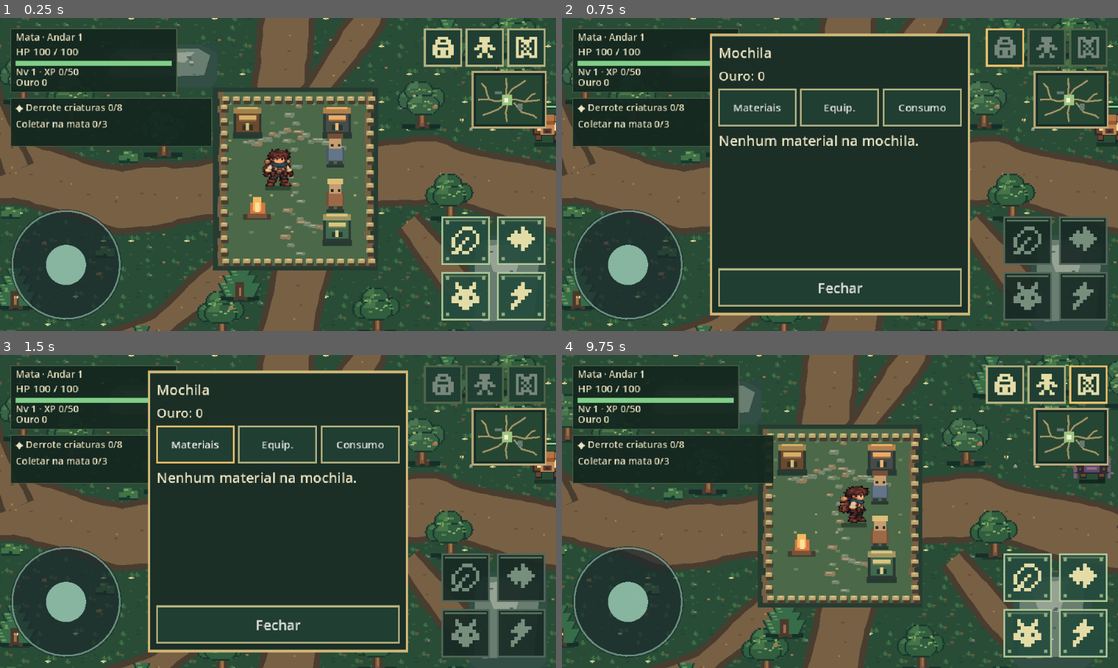
Above: before the commit, frames 1-4 (two rows, left to right).
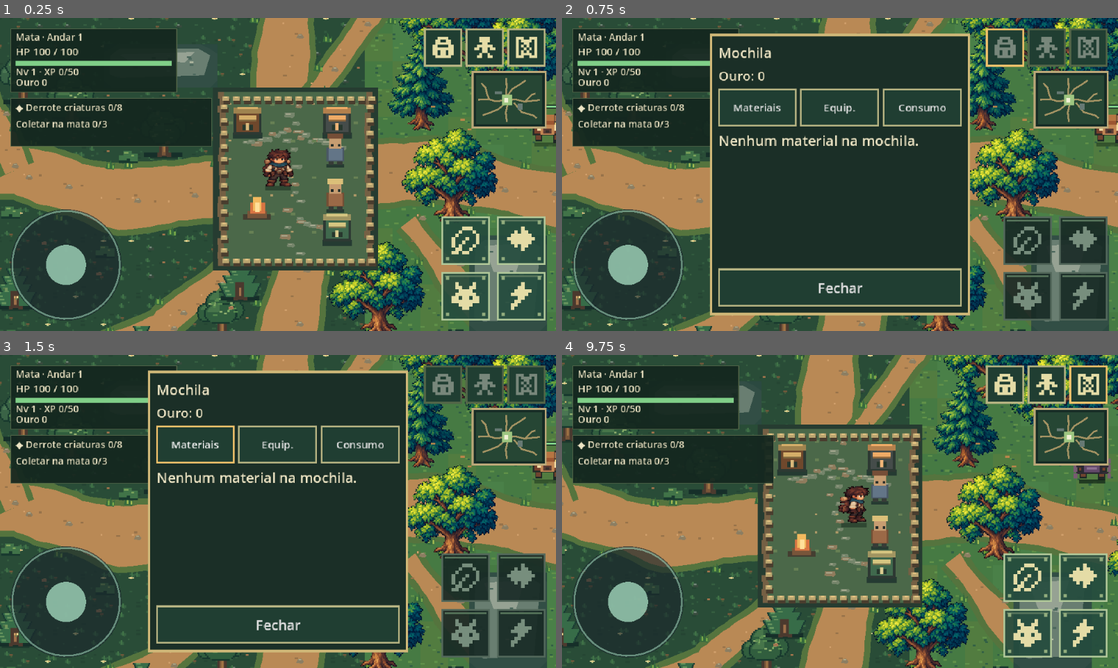
Above: after the commit, the same moments.

Repository: thiagohugo12-dotcom/arveon
Game: Godot game, scene res://scenes/main.tscn
Two runs of this game, one before a commit and one after it. Both use one fixed random seed, a clock stepped at 60 frames per second and the inputs below.
Inputs (mouse positions are in pixels of both pictures, inside the frame that each line leads up to):
- Up to frame 1 (0.25 s): no input
- Up to frame 2 (0.75 s): click (1006, 46) at 0.52 s
- Up to frame 3 (1.5 s): click "Materiais" at 1.25 s
- Up to frame 4 (9.75 s): click "Equip." at 2 s; click "Consumo" at 2.75 s; click "Fechar" at 3.5 s; click (1045, 383) at 4.27 s; click "Personagem" at 5 s; click "Habilidades" at 5.75 s; click "Fechar · C / Esc" at 6.5 s; click (1090, 383) at 7.27 s; tap Enter at 8 s; drag from (628, 602) to (895, 442) at 8.02 s; drag from (1029, 577) to (812, 574) at 8.77 s; tap Space at 9.5 s; move the mouse to (1084, 577) at 9.52 s; hold D (move_right) from 9.53 s (still down); hold E (interact) from 9.53 s (still down); click (1084, 577) at 9.67 s

The runs differ from the first frame. In frame 1, 37% of the frame differs, in the area x 0-100%, y 0-100%; in frame 2, 23%; in frame 3, 23%; in frame 4, 39%.

Commit message:
Apply lush forest kit to eastern art-review region

Diff:
--- a/scripts/presentation/floor_view.gd
+++ b/scripts/presentation/floor_view.gd
@@ -3,10 +3,14 @@
 
 # A static pixel atlas and seeded brush stamps. All geometry is presentation only.
 const ATLAS := preload("res://assets/art/forest_atlas.png")
+const OAK := preload("res://assets/art/forest_oak_v034.png")
+const SPRUCE := preload("res://assets/art/forest_spruce_v034.png")
+const BERRY := preload("res://assets/art/forest_shrub_v034.png")
+const SAMPLE_REGION := Rect2(650, 180, 500, 460)
 const FOREST := Color("#294c37")
 const FOREST_LIGHT := Color("#244431")
-const TRAIL := Color("#786044")
-const TRAIL_HIGHLIGHT := Color("#a28255")
+const TRAIL := Color("#b98955")
+const TRAIL_HIGHLIGHT := Color("#d1a06c")
 const ROCK := Color("#45554d")
 const ROCKS := [Rect2(340, 300, 130, 50), Rect2(760, 520, 90, 110)]
 const TRAILS := [
@@ -42,8 +46,17 @@
 func _draw_ground() -> void:
 	for y in range(0, 900, 32):
 		for x in range(0, 1200, 32):
-			var tile := _hash(x / 32, y / 32) % 4
-			draw_texture_rect_region(ATLAS, Rect2(x, y, 32, 32), Rect2(tile * 32, 0, 32, 32))
+			if SAMPLE_REGION.has_point(Vector2(x + 16, y + 16)):
+				var patch := _hash(x / 32, y / 32) % 7
+				draw_rect(Rect2(x, y, 32, 32), Color("#467a43") if patch < 4 else Color("#4a8048") if patch < 6 else Color("#527c40"))
+				for n in range(7):
+					var px := x + _hash(x + n * 23, y) % 30
+					var py := y + _hash(x, y + n * 19) % 30
+					var tone := Color("#609149") if n % 3 else Color("#315f45")
+					draw_rect(Rect2(px, py, 3 + n % 3, 2), tone)
+			else:
+				var tile := _hash(x / 32, y / 32) % 4
+				draw_texture_rect_region(ATLAS, Rect2(x, y, 32, 32), Rect2(tile * 32, 0, 32, 32))
 
 func _draw_paths() -> void:
 	# One continuous outline per trail prevents spikes at changes in direction.
@@ -63,23 +76,40 @@
 				var prev: Vector2 = centers[maxi(0, n - 1)]
 				var next: Vector2 = centers[mini(n + 1, centers.size() - 1)]
 				var normal := (next - prev).normalized().orthogonal()
-				var waviness := sin(float(n) * 0.32 + i) * 2.0 + float(_hash(n / 5, i * 19) % 3 - 1)
+				var waviness := sin(float(n) * 0.17 + i) * 2.8 + sin(float(n) * 0.49 + i * 3) * 1.5 + float(_hash(n / 5, i * 19) % 3 - 1)
 				var width: float = TRAIL_WIDTHS[i] * 0.5 + border + waviness
 				left.append((centers[n] + normal * width).floor())
 				right.append((centers[n] - normal * width).floor())
 			for n in range(right.size() - 1, -1, -1):
 				left.append(right[n])
-			draw_colored_polygon(left, Color("#493d30") if border > 0.0 else TRAIL)
+			draw_colored_polygon(left, Color("#55743e") if border > 0.0 else TRAIL)
 	var rng := RandomNumberGenerator.new()
 	rng.seed = 33042
 	for i in range(TRAILS.size()):
 		var trail: Array = TRAILS[i]
 		for j in range(trail.size() - 1):
 			var length: float = trail[j].distance_to(trail[j + 1])
-			for n in range(0, int(length), 23):
+			for n in range(0, int(length), 17):
 				var at: Vector2 = trail[j].lerp(trail[j + 1], float(n) / length).floor()
-				at += Vector2(rng.randi_range(-8, 8), rng.randi_range(-6, 6))
-				draw_rect(Rect2(at, Vector2(2 + n % 3, 2)), TRAIL_HIGHLIGHT if n % 3 == 0 else Color("#655137"))
+				at += Vector2(rng.randi_range(-12, 12), rng.randi_range(-9, 9))
+				draw_rect(Rect2(at, Vector2(2 + n % 3, 2)), TRAIL_HIGHLIGHT if n % 3 == 0 else Color("#97734a"))
+				if n % 4 == 0:
+					_draw_pebble(at + Vector2(6, 4), n)
+				if n % 3 == 0:
+					var direction: Vector2 = (trail[j + 1] - trail[j]).normalized().orthogonal()
+					var side := -1 if n % 2 else 1
+					_draw_grass(at + direction * side * (TRAIL_WIDTHS[i] * 0.5 + 6), n)
+
+func _draw_grass(at: Vector2, seed: int) -> void:
+	var dark := Color("#366a3d")
+	var light := Color("#79a949") if seed % 4 else Color("#a3bb52")
+	draw_colored_polygon(PackedVector2Array([at + Vector2(-5, 3), at + Vector2(-3, -5), at, at + Vector2(1, -8), at + Vector2(3, 0), at + Vector2(6, -4), at + Vector2(5, 4)]), dark)
+	draw_rect(Rect2(at + Vector2(-2, -3), Vector2(2, 5)), light)
+	draw_rect(Rect2(at + Vector2(3, -1), Vector2(2, 4)), light)
+
+func _draw_pebble(at: Vector2, seed: int) -> void:
+	draw_colored_polygon(PackedVector2Array([at + Vector2(-4, 2), at + Vector2(-2, -2), at + Vector2(2, -3), at + Vector2(5, 1), at + Vector2(3, 3)]), Color("#8c7e62"))
+	draw_rect(Rect2(at + Vector2(-1, -2), Vector2(3, 1)), Color("#c7b795") if seed % 2 else Color("#b2ab8a"))
 
 func _draw_clearing(center: Vector2) -> void:
 	for y in range(-28, 29, 6):
@@ -120,9 +150,17 @@
 
 func _draw_tree(at: Vector2, variant: int) -> void:
 	# The crown, bark, shadow and leaves are a real 64x64 sprite in the atlas.
-	draw_texture_rect_region(ATLAS, Rect2(at + Vector2(-32, -52), Vector2(64, 64)), Rect2(variant * 64, 64, 64, 64))
+	if SAMPLE_REGION.has_point(at):
+		var sprite: Texture2D = SPRUCE if variant == 1 else OAK
+		var size := sprite.get_size()
+		draw_texture(sprite, at - Vector2(size.x * 0.5, size.y - 8))
+	else:
+		draw_texture_rect_region(ATLAS, Rect2(at + Vector2(-32, -52), Vector2(64, 64)), Rect2(variant * 64, 64, 64, 64))
 
 func _draw_shrub(at: Vector2) -> void:
+	if SAMPLE_REGION.has_point(at):
+		draw_texture(BERRY, at - Vector2(20, 27))
+		return
 	draw_rect(Rect2(at + Vector2(-10, 3), Vector2(22, 5)), Color("#18392e"))
 	for patch in [Rect2(-10, -1, 9, 6), Rect2(-5, -6, 10, 9), Rect2(3, -3, 9, 9)]:
 		draw_rect(Rect2(at + patch.position, patch.size), Color("#417348"))
@@ -130,6 +168,17 @@
 	draw_rect(Rect2(at + Vector2(4, -2), Vector2(3, 2)), Color("#7ca45c"))
 
 func _draw_ground_details(at: Vector2, seed: int) -> void:
+	if SAMPLE_REGION.has_point(at):
+		match seed % 5:
+			0, 1:
+				_draw_grass(at, seed)
+			2:
+				_draw_flower(at, seed)
+			3:
+				_draw_pebble(at, seed)
+			4:
+				draw_rect(Rect2(at + Vector2(-2, 0), Vector2(5, 2)), Color("#b9864b"))
+		return
 	match seed % 4:
 		0:
 			draw_rect(Rect2(at, Vector2(3, 4)), Color("#72945b"))
@@ -144,6 +193,13 @@
 			draw_rect(Rect2(at, Vector2(2, 2)), Color("#efdc92"))
 			draw_rect(Rect2(at + Vector2(-3, 0), Vector2(2, 2)), Color("#caa367"))
 			draw_rect(Rect2(at + Vector2(-1, 2), Vector2(2, 2)), Color("#687f51"))
+
+func _draw_flower(at: Vector2, seed: int) -> void:
+	draw_rect(Rect2(at + Vector2(0, 0), Vector2(2, 5)), Color("#285e3e"))
+	var petal := Color("#f7e9b0") if seed % 2 else Color("#f2b565")
+	for offset: Vector2 in [Vector2(-2, -3), Vector2(2, -3), Vector2(0, -5), Vector2(0, -1)]:
+		draw_rect(Rect2(at + offset, Vector2(2, 2)), petal)
+	draw_rect(Rect2(at + Vector2(0, -3), Vector2(2, 2)), Color("#c48a42"))
 func _free_for_decoration(at: Vector2) -> bool:
 	if SafeCamp.AREA.grow(26).has_point(at):
 		return false
--- a/tests/mobile_capture.gd
+++ b/tests/mobile_capture.gd
@@ -75,6 +75,14 @@
 	for index in range(4):
 		main.player.view.set_facing([Vector2.DOWN, Vector2.UP, Vector2.LEFT, Vector2.RIGHT][index])
 		await _capture("explorer_world_%s" % ["down", "up", "left", "right"][index])
+	# Art direction gate: same playable forest location at mobile and desktop sizes.
+	main.player.position = Vector2(870, 430)
+	main.player.get_node("Camera2D").reset_smoothing()
+	main.player.view.set_facing(Vector2.DOWN)
+	for resolution: Vector2i in [Vector2i(390, 844), Vector2i(960, 540)]:
+		root.size = resolution
+		root.content_scale_size = resolution
+		await _capture("forest_pass_%dx%d" % [resolution.x, resolution.y])
 	# Separate art sheet makes every integrated actor and two walk poses reviewable.
 	root.size = Vector2i(640, 360)
 	root.content_scale_size = Vector2i(640, 360)
